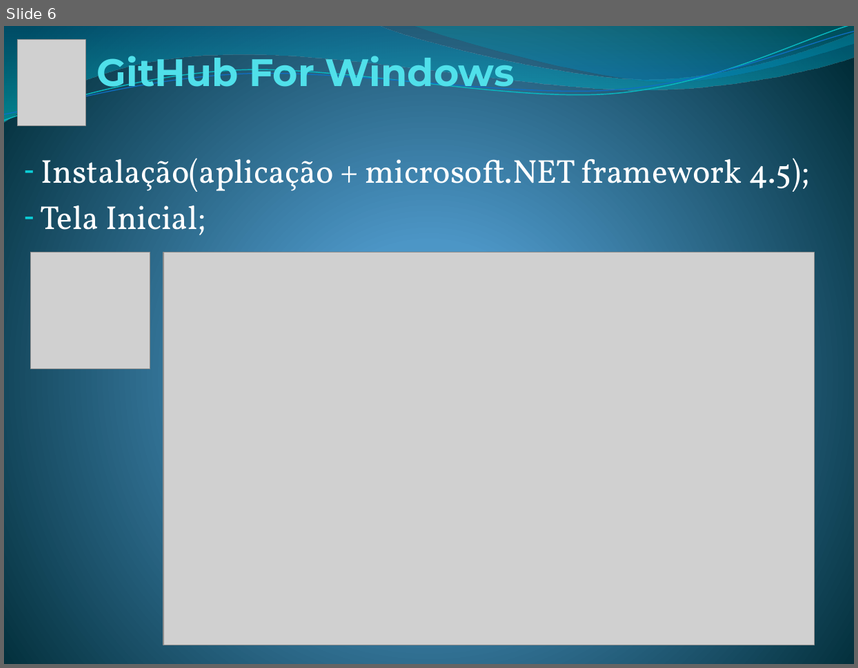
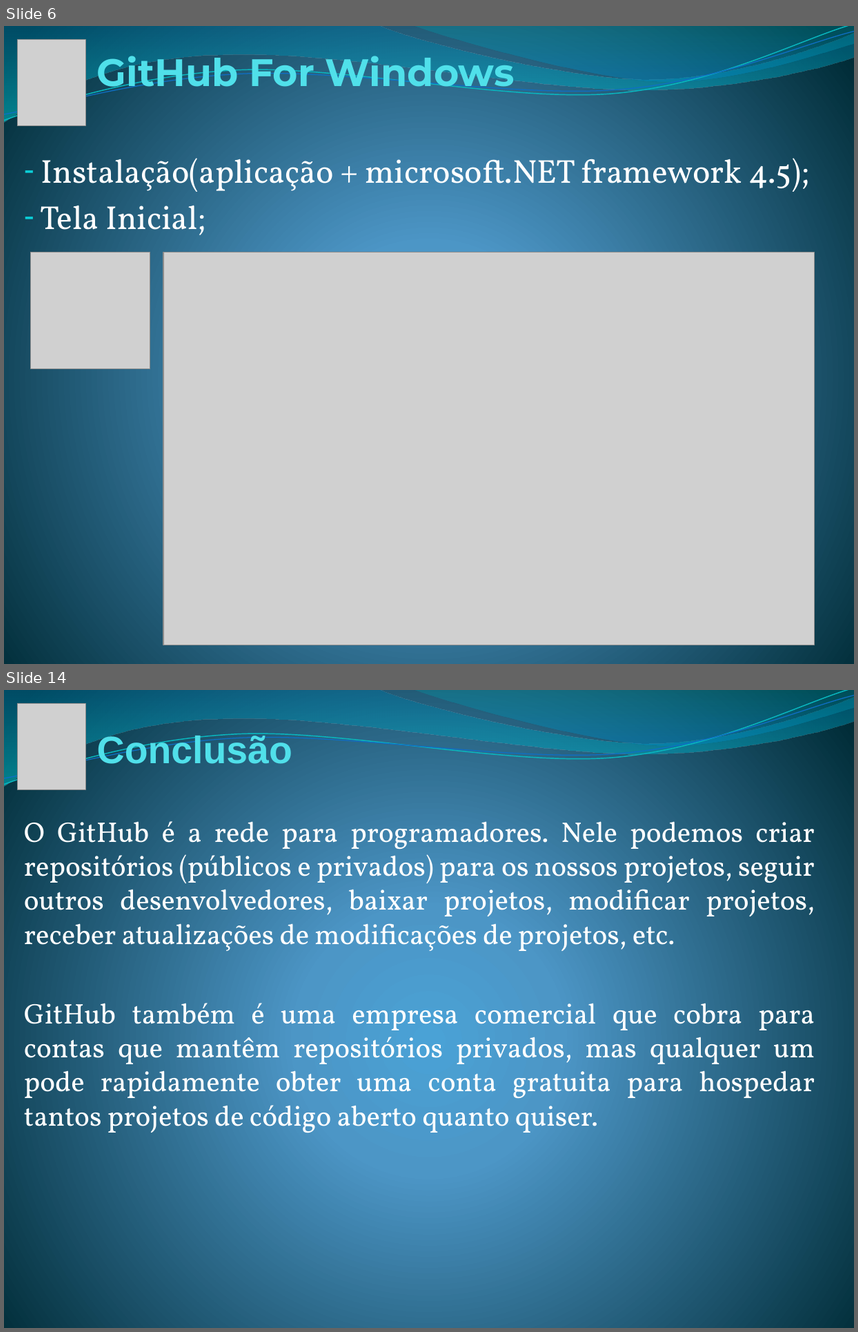
Before and after one commit to gvalman/test, a slide deck: GitHub Seminario.pptx. Shown one above the other, each under a label of ours: slide 6 before the commit, slides 6 and 14 after it; the slides between them are not shown. The pictures are 858x668 and 858x1332 pixels, drawn with LibreOffice and Linux fonts; fonts in the diff are those of the drawing; grey boxes stand for pictures. Boxes give left, top, right and bottom in pixels: in the first picture for what was removed or moved away, otherwise in the second. Text is boxed around its words. In the diff, an @@ line names an element or a change of style, - is before the commit and + after.

```diff
--- a/GitHub Seminario.pptx
+++ b/GitHub Seminario.pptx
@@ slide 14 added at (x1=4, y1=690, x2=854, y2=1328), background gradient #4AA0D6 to #4C98C7 to #002C38; not listed: 4 template elements that a slide beside it also shows @@
@@ picture added at (x1=18, y1=704, x2=85, y2=790) @@
@@ title added at (x1=97, y1=733, x2=292, y2=764), 32.4 pt, text #51E0EA, bold @@
+Conclusão
@@ subtitle added at (x1=24, y1=821, x2=815, y2=1132), 24 pt, text #FFFFFF @@
+O GitHub é a rede para programadores. Nele podemos criar repositórios (públicos e privados) para os nossos projetos, seguir outros desenvolvedores, baixar projetos, modificar projetos, receber atualizações de modificações de projetos, etc.
+GitHub também é uma empresa comercial que cobra para contas que mantêm repositórios privados, mas qualquer um pode rapidamente obter uma conta gratuita para hospedar tantos projetos de código aberto quanto quiser.
```
Also in this commit, not shown: 7 slides changed, 1 other slide added.
